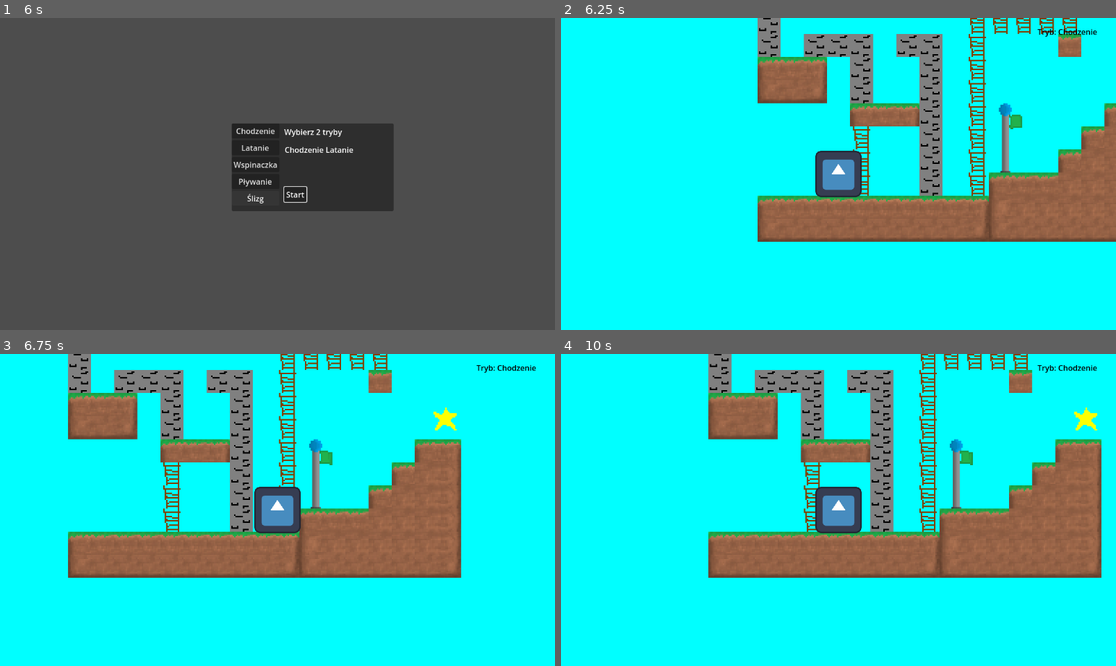
Above: before the commit, frames 1-4 (two rows, left to right).
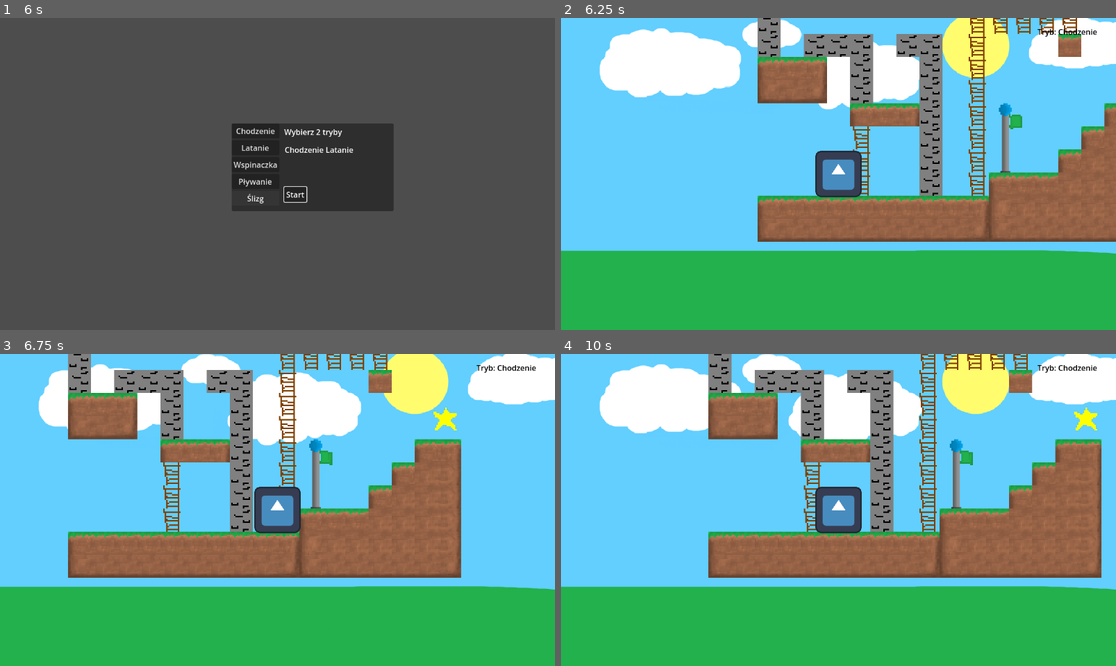
Above: after the commit, the same moments.

Repository: michalherbut2/super-skok
Game: Godot game, scene res://scenes/MainMenu.tscn
The game is run twice, just before and just after one commit, with the same random seed, the same clock (stepped at 60 frames per second) and the same inputs. The engine's default icon, where the game draws it, is replaced by a stand-in: a white triangle on a blue panel in a dark square.
Inputs:
- Up to frame 1 (6 s): click "Start" at 0.5 s; click "Start" at 1.25 s; click "Chodzenie" at 2 s; click "Latanie" at 2.75 s; click "Wspinaczka" at 3.5 s; click "Pływanie" at 4.25 s; click "Ślizg" at 5 s; tap Enter at 5.75 s; hold D (move_right) from 5.78 s (still down); tap Tab (switch_mode) at 5.85 s
- Up to frame 2 (6.25 s): keep holding D (move_right); tap Space (jump) at 6.02 s
- Up to frame 3 (6.75 s): keep holding D (move_right); tap E (use) at 6.6 s
- Up to frame 4 (10 s): tap Space (jump) at 6.77, 8.27, 9.02, 9.77 s; release D (move_right) at 7.28 s; hold A (move_left) 7.28-8.03 s; tap Tab (switch_mode) at 7.35, 8.85 s; hold D (move_right) 8.03-9.53 s; tap E (use) at 8.1, 9.6 s; hold A (move_left) from 9.53 s (still down)

Frame 1 is identical in both runs. In frame 2, 77% of the frame differs, in the area x 0-100%, y 0-100%; in frame 3, 75%; in frame 4, 74%.

Commit message:
add new background

Diff:
--- a/scenes/level_0.tscn
+++ b/scenes/level_0.tscn
@@ -7,7 +7,7 @@
 [ext_resource type="Texture2D" uid="uid://dfdabw22r457o" path="res://sprites/drabina.png" id="5_5nv5w"]
 [ext_resource type="PackedScene" uid="uid://cl7bxjk6vcmgr" path="res://scenes/HUD.tscn" id="5_xp8tn"]
 [ext_resource type="PackedScene" uid="uid://cs5ctofhfqve1" path="res://scenes/star.tscn" id="7_rhhhf"]
-[ext_resource type="Texture2D" uid="uid://cgcvtish80fw" path="res://sprites/blue.png" id="8_qjcqe"]
+[ext_resource type="Texture2D" uid="uid://c4ickeqgasjex" path="res://sprites/Background.png" id="8_qjcqe"]
 
 [sub_resource type="TileSetAtlasSource" id="TileSetAtlasSource_rhhhf"]
 texture = ExtResource("5_5nv5w")
@@ -101,6 +101,6 @@
 [node name="Parallax2D" type="Parallax2D" parent="ParallaxBackground"]
 
 [node name="Sprite2D" type="Sprite2D" parent="ParallaxBackground/Parallax2D"]
-position = Vector2(582.875, 326.59375)
-scale = Vector2(29.910715, 17.71314)
+position = Vector2(575.3544, 322.5671)
+scale = Vector2(1.1477453, 1.1118903)
 texture = ExtResource("8_qjcqe")
Not shown, added: sprites/Background.png.import
